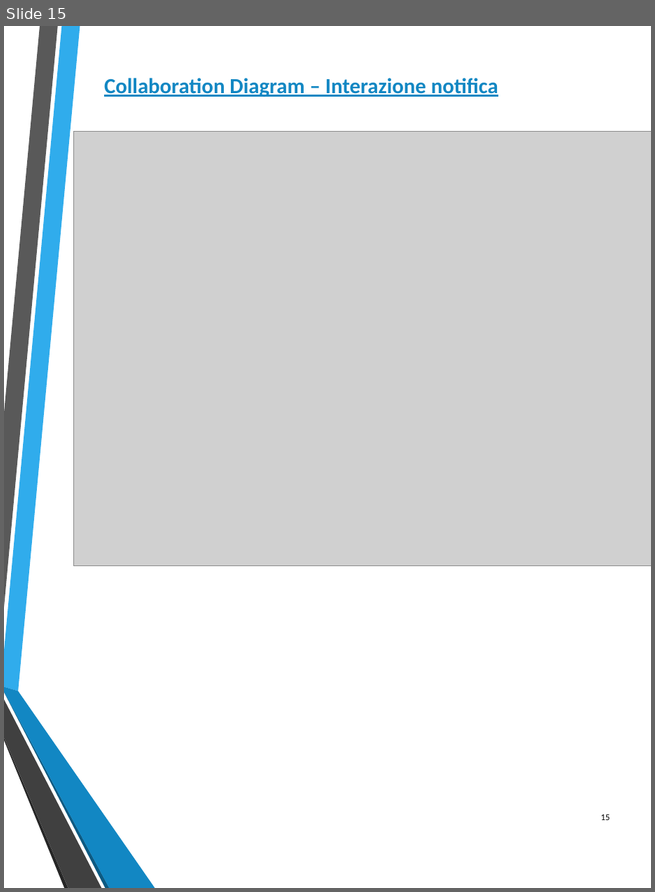
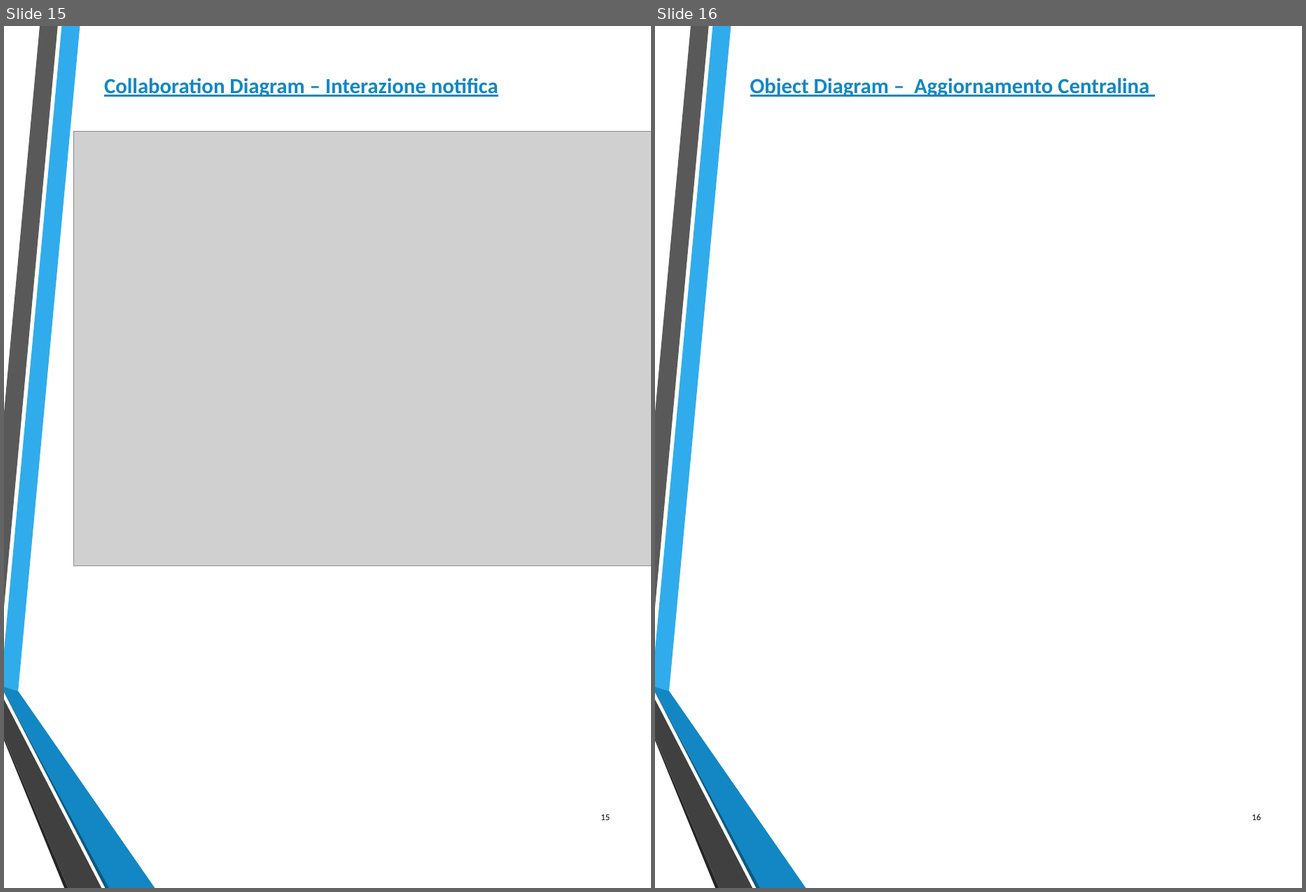
Before and after one commit to federicomegler/traffic-monitor, a slide deck: Design/Traffic_monitor.pptx. Shown side by side, each under a label of ours: slide 15 before the commit, slides 15 and 16 after it. The pictures are 655x892 and 1306x892 pixels, drawn with LibreOffice and Linux fonts; fonts in the diff are those of the drawing; grey boxes stand for pictures. Boxes give left, top, right and bottom in pixels: in the first picture for what was removed or moved away, otherwise in the second. Text is boxed around its words. In the diff, an @@ line names an element or a change of style, - is before the commit and + after.

```diff
--- a/Design/Traffic_monitor.pptx
+++ b/Design/Traffic_monitor.pptx
@@ slide 16 added at bbox=[655, 26, 1302, 888], background #FFFFFF; not listed: 6 template elements that a slide beside it also shows @@
@@ text added at bbox=[750, 78, 1149, 97], 18 pt, text #1287C3, bold, underline @@
+Object Diagram – Aggiornamento Centralina
@@ page number added at bbox=[1251, 814, 1261, 820], 7.5 pt, text #000000 @@
+16
```
Also in this commit, not shown: 3 slides changed, 6 other slides added, 5 slides removed.
